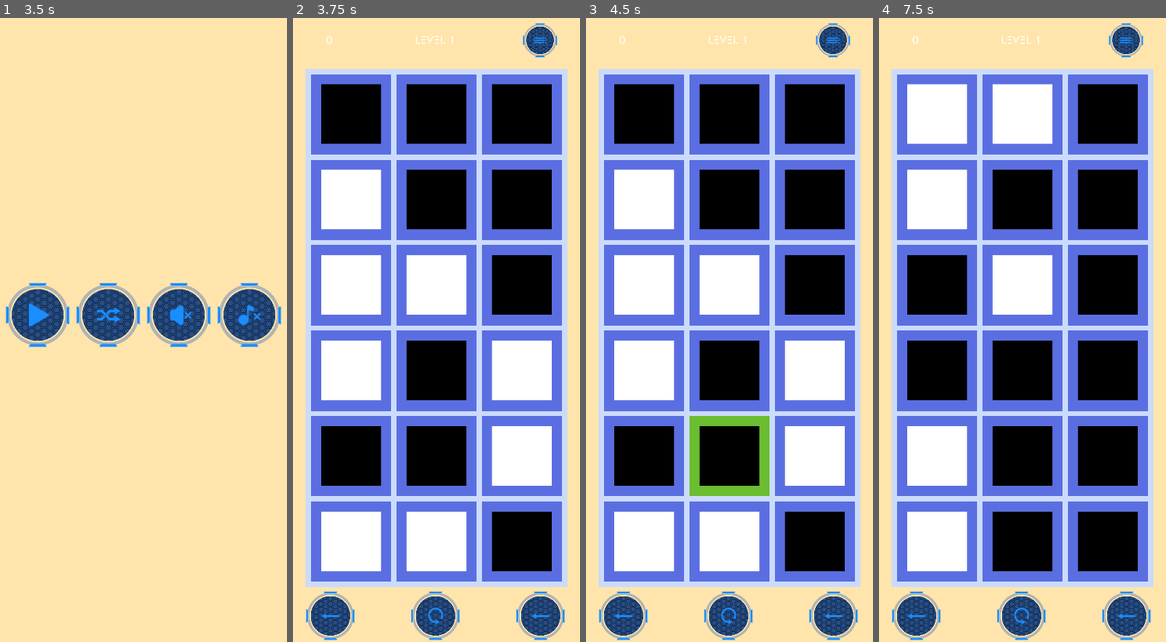
Above: before the commit, frames 1-4 (left to right).
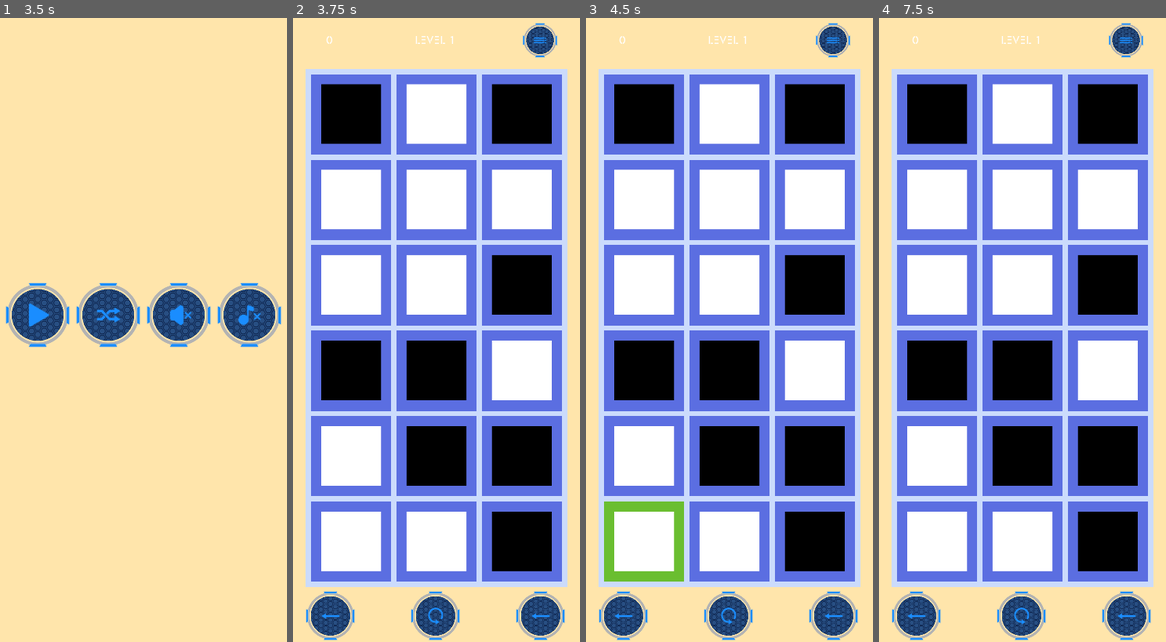
Above: after the commit, the same moments.

Repository: sisipun/SleepyCity
Game: Godot game, scene res://Game/Menu/MainMenu/MainMenu.tscn
The game is run twice, just before and just after one commit, with the same random seed, the same clock (stepped at 60 frames per second) and the same inputs.
Inputs (mouse positions are in pixels of both pictures, inside the frame that each line leads up to):
- Up to frame 1 (3.5 s): click (37, 317) at 0.5 s; click (261, 36) at 1.25 s; click (37, 317) at 2 s; click (261, 36) at 2.75 s
- Up to frame 2 (3.75 s): click (402, 317) at 3.5 s
- Up to frame 3 (4.5 s): click (832, 617) at 4.25 s
- Up to frame 4 (7.5 s): click (1125, 617) at 5 s; click (1125, 617) at 5.75 s; click (1125, 42) at 6.5 s; click (988, 317) at 7.25 s

Frame 1 is identical in both runs. In frame 2, 12% of the frame differs, in the area x 9-91%, y 10-75%; in frame 3, 15%, in the area x 6-91%, y 10-91%; in frame 4, 12%.

Commit message:
Save generated level

Diff:
--- a/Game/Level/Generated/GeneratedLevel.gd
+++ b/Game/Level/Generated/GeneratedLevel.gd
@@ -7,58 +7,9 @@
 var _level: Storage.LevelInfo
 
 func _ready() -> void:
-	var generated_count: = Storage.get_generated_count()
-	var width: int = min(max(floor(sqrt(generated_count + 10)), 3), 10)
-	var solution_size: int = randi() % 3 + (min(max(round(0.2 * width * width), 3), 20) - 1)
-	_level = generate(width, width * 2, solution_size)
-	$LevelArea.set_level(_level)
+	$LevelArea.set_level(Storage.get_generated_level())
 	emit_signal("init", Storage.get_generated_count() + 1)
 
 
 func _on_completed(steps_count: int, took_tip: bool) -> void:
-	Storage.complete_generated_level(_level, steps_count, took_tip)
-
-
-func generate(width: int, height: int, solution_size: int) -> Storage.LevelInfo:
-	randomize()
-	var map: = []
-	for i in range(width):
-		map.push_back([])
-		for j in range(height):
-			map[i].push_back(false)
-
-	var solutions = []
-	var solution_index: = 0
-	while solution_index < solution_size:
-		var x: = randi() % width
-		var y: = randi() % height
-
-		var inc_x: int = x + 1 if width > x + 1 else 0
-		var inc_y: int = y + 1 if height > y + 1 else 0
-
-		map[x][y] = not map[x][y]
-		map[x - 1][y] = not map[x - 1][y]
-		map[x][y - 1] = not map[x][y - 1]
-		map[inc_x][y] = not map[inc_x][y]
-		map[x][inc_y] = not map[x][inc_y]
-
-		var exists_solution = solutions.find(Vector2(x, y))
-		if exists_solution == -1:
-			solutions.push_back(Vector2(x, y))
-			solution_index += 1
-		else:
-			solutions.remove(exists_solution)
-
-	var initial = []
-	for i in range(width):
-		for j in range(height):
-			if map[i][j]:
-				initial.push_back(Vector2(i, j))
-
-	return Storage.LevelInfo.new(
-		width,
-		height,
-		[],
-		solutions,
-		initial
-	)
+	Storage.complete_generated_level(steps_count, took_tip)
--- a/Game/Menu/Common/LinkTextureButton.gd
+++ b/Game/Menu/Common/LinkTextureButton.gd
@@ -1,4 +1,5 @@
 extends Node
+
 
 export (String) var link_path
 
--- a/Game/Storage.gd
+++ b/Game/Storage.gd
@@ -8,6 +8,7 @@
 class GameInfo:
 	var packs: Array
 	var current_pack: int
+	var generated_level: LevelInfo
 	var generated_count: int
 	var tips_count: int
 	var sound: bool
@@ -17,12 +18,14 @@
 	func _init(
 		packs: Array,
 		current_pack: int = 0,
+		generated_level = null,
 		generated_count: int = 0,
 		tips_count: int = 20,
 		sound: bool = true,
 		music: bool = true
 	) -> void:
 		self.packs = packs
+		self.generated_level = generated_level
 		self.current_pack = current_pack
 		self.generated_count = generated_count
 		self.tips_count = tips_count
@@ -34,9 +37,11 @@
 		var dict_packs: Array = []
 		for pack in packs:
 			dict_packs.push_back(pack.to_dict())
+
 		return {
 			"packs": dict_packs,
 			"current_pack": current_pack,
+			"generated_level": generated_level.to_dict() if generated_level != null else null,
 			"generated_count": generated_count,
 			"tips_count": tips_count,
 			"sound": sound,
@@ -49,9 +54,11 @@
 		var dict_packs: Array = dict["packs"]
 		for pack in dict_packs:
 			packs.push_back(PackInfo.from_dict(pack))
+		var dict_generated_level = dict["generated_level"]
 		return GameInfo.new(
 			packs,
 			dict["current_pack"],
+			LevelInfo.from_dict(dict_generated_level) if dict_generated_level else null,
 			dict["generated_count"],
 			dict["tips_count"],
 			dict["sound"],
@@ -853,7 +860,7 @@
 
 var _save_path: String = "user://saves/"
 var _save_file: String = "levels1.0.json"
-var _current_version: String = "1"
+var _current_version: String = "2"
 
 
 func _ready() -> void:
@@ -912,6 +919,16 @@
 
 func get_generated_count() -> int:
 	return _game.generated_count
+
+
+func get_generated_level() -> LevelInfo:
+	if _game.generated_level == null:
+		var width: int = min(max(floor(sqrt(_game.generated_count + 10)), 3), 10)
+		var solution_size: int = randi() % 3 + (min(max(round(0.2 * width * width), 3), 20) - 1)
+		_game.generated_level = _generate_level(width, width * 2, solution_size)
+		save()
+
+	return _game.generated_level
 
 
 func get_current_version() -> String:
@@ -966,10 +983,12 @@
 	emit_signal("level_complete", current, step_count, earned_bonuses, is_last_level, is_last_pack)
 
 
-func complete_generated_level(info: LevelInfo, step_count: int, took_tip: bool) -> void:
+func complete_generated_level(step_count: int, took_tip: bool) -> void:
+	var info: LevelInfo = _game.generated_level
 	var pack: PackInfo = get_current_pack()
 	var earned_bonuses: int = 0
 
+	_game.generated_level = null
 	_game.generated_count += 1
 	if not took_tip and len(info.solution) >= step_count:
 		earned_bonuses = min(max(info.width / 3, 1), 3)
@@ -1020,3 +1039,48 @@
 	file.open(_save_path + _save_file, File.WRITE)
 	file.store_line(to_json(data))
 	file.close()
+
+
+func _generate_level(width: int, height: int, solution_size: int) -> LevelInfo:
+	randomize()
+	var map: = []
+	for i in range(width):
+		map.push_back([])
+		for j in range(height):
+			map[i].push_back(false)
+
+	var solutions = []
+	var solution_index: = 0
+	while solution_index < solution_size:
+		var x: = randi() % width
+		var y: = randi() % height
+
+		var inc_x: int = x + 1 if width > x + 1 else 0
+		var inc_y: int = y + 1 if height > y + 1 else 0
+
+		map[x][y] = not map[x][y]
+		map[x - 1][y] = not map[x - 1][y]
+		map[x][y - 1] = not map[x][y - 1]
+		map[inc_x][y] = not map[inc_x][y]
+		map[x][inc_y] = not map[x][inc_y]
+
+		var exists_solution = solutions.find(Vector2(x, y))
+		if exists_solution == -1:
+			solutions.push_back(Vector2(x, y))
+			solution_index += 1
+		else:
+			solutions.remove(exists_solution)
+
+	var initial = []
+	for i in range(width):
+		for j in range(height):
+			if map[i][j]:
+				initial.push_back(Vector2(i, j))
+
+	return LevelInfo.new(
+		width,
+		height,
+		[],
+		solutions,
+		initial
+	)
